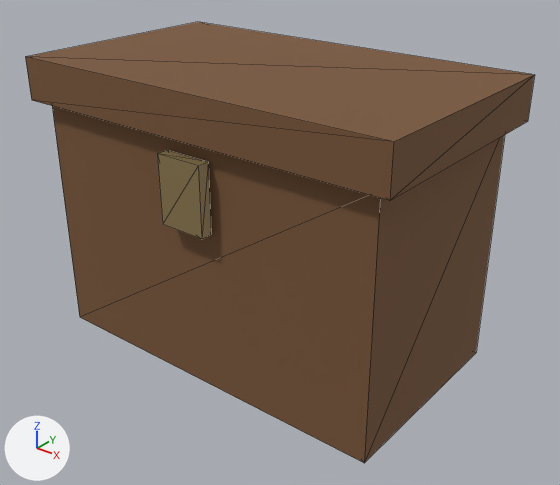
The glTF model public/media/demo/OBJ-018.glb: old version first, new version second.
The view is the same before and after, from a 50 mm lens placed at (2.22, -2.68, 1.52), pointed at (0.08, -0.02, -0.14). Arrows for +X, +Y and +Z are at lower left; the lights stay in place. The older version comes first. Mesh edges are drawn as thin lines. Where no turn or scale is listed for an object, it has been applied to the vertices. Vertices at exactly the same position are counted once.

The scene before the commit, as lines of its bpy script (objects in view):
```python
mat_material_1 = principled_material('Material_1')
mat_material_1.base_color = (0.323, 0.235, 0.105)  # brown #9a855b
mat_material_1.metallic = 0.35
mat_material_1.roughness = 0.55
me_mesh_0 = bpy.data.meshes.new('Mesh_0')
me_mesh_0.from_pydata(...)  # a box spanning x -0.93..0.93, y -0.52..0.52, z -0.61..0.61
me_mesh_0.materials.append(mat_material_0)  # brown #795638
me_mesh_1 = bpy.data.meshes.new('Mesh_1')
me_mesh_1.from_pydata(...)  # a box spanning x -1.0..1.0, y -0.58..0.58, z -0.1..0.1
me_mesh_1.materials.append(mat_material_0)  # brown #795638
me_mesh_2 = bpy.data.meshes.new('Mesh_2')
me_mesh_2.from_pydata(...)  # a box spanning x -0.119..0.119, y -0.03..0.03, z -0.163..0.163
me_mesh_2.materials.append(mat_material_1)  # brown #9a855b
ob_mesh_0 = bpy.data.objects.new('Mesh_0', me_mesh_0)
ob_mesh_0.location = (0.0, 0.007, -0.104)
ob_mesh_1 = bpy.data.objects.new('Mesh_1', me_mesh_1)
ob_mesh_1.location = (0.0, 0.007, 0.607)
ob_mesh_2 = bpy.data.objects.new('Mesh_2', me_mesh_2)
ob_mesh_2.location = (0.0, -0.556, 0.267)
```
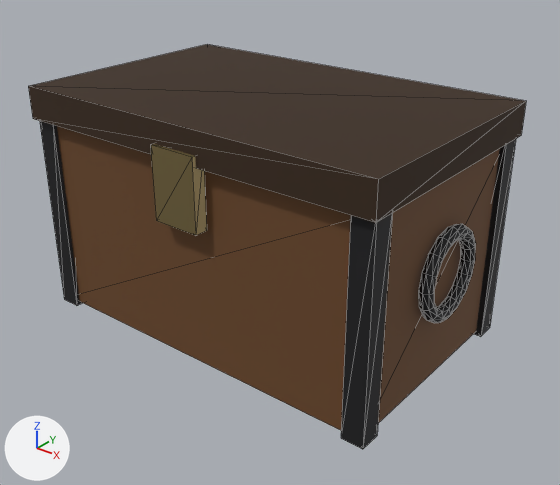
Where the newer file only moved an object's origin or applied its transform, the numbers keep the older frame.

Changed parts and their boxes (x1, y1, x2, y2) in the pictures (560 x 485 px):
'Mesh_0', rescaled (15% shorter)
    before: (52, 106, 505, 463)
    after: (57, 126, 500, 430)
'Mesh_1', recoloured, moved, rescaled
    before: (25, 22, 535, 201)
    after: (28, 44, 526, 223)
'Mesh_5', added
    after: (341, 213, 392, 449)
'Mesh_8', added
    after: (151, 144, 207, 235)
'Mesh_2', recoloured
    both: (157, 150, 211, 239)
'Mesh_7', added
    after: (418, 224, 476, 323)
'Mesh_3', added
    after: (40, 121, 82, 306)
'Mesh_4', added
    after: (474, 139, 516, 337)

What changed in the scene script:
```text
Change mat_material_1:
    mat_material_1.base_color: (0.323, 0.235, 0.105) -> (0.0395, 0.0185, 0.00651)  # brown #9a855b -> brown #382513
Add mat_material_3:
    mat_material_3 = principled_material('Material_3')
    mat_material_3.base_color = (0.262, 0.198, 0.0802)  # yellow #8c7b50
    mat_material_3.metallic = 0.6
    mat_material_3.roughness = 0.45
Add mat_material_2:
    mat_material_2 = principled_material('Material_2')
    mat_material_2.base_color = (0.0319, 0.0319, 0.0343)  # dark grey #323234
    mat_material_2.metallic = 0.65
    mat_material_2.roughness = 0.7
Change me_mesh_0:
    used by ob_mesh_0; location = (0.0, 0.007, -0.104)
    remove me_mesh_0.from_pydata(...)  # 8 vertices, 12 faces; spans x -0.93..0.93, y -0.52..0.52, z -0.61..0.61
    add me_mesh_0.from_pydata(...)  # 8 vertices, 12 faces; spans x -0.93..0.93, y -0.56..0.57, z -0.46..0.53
    me_mesh_0 part 1: the whole mesh is scaled about its middle by (1, 1.09, 0.818), then moved by (0.0, 0.0, 0.04)
Change me_mesh_1:
    used by ob_mesh_1; location = (0.0, 0.007, 0.607)
    remove me_mesh_1.from_pydata(...)  # 8 vertices, 12 faces; spans x -1.0..1.0, y -0.58..0.58, z -0.1..0.1
    remove me_mesh_1.materials.append(mat_material_0)  # brown #795638
    add me_mesh_1.from_pydata(...)  # 8 vertices, 12 faces; spans x -0.97..0.97, y -0.61..0.61, z -0.18..-0.02
    me_mesh_1 part 2: the whole mesh is scaled about its middle by (0.967, 1.05, 0.766), then moved by (0.0, 0.0, -0.1)
    add me_mesh_1.materials.append(mat_material_1)  # brown #382513
Add me_mesh_8:
    me_mesh_8.from_pydata(...)  # a box spanning x -0.119..0.119, y -0.033..0.033, z -0.172..0.172
    me_mesh_8.materials.append(mat_material_3)  # yellow #8c7b50
Add me_mesh_7:
    me_mesh_7.from_pydata(...)  # 153 vertices, 256 faces; spans x -0.033..0.033, y -0.219..0.219, z -0.219..0.219
    me_mesh_7.materials.append(mat_material_2)  # dark grey #323234
Add me_mesh_5:
    me_mesh_5.from_pydata(...)  # a box spanning x -0.053..0.053, y -0.053..0.053, z -0.517..0.517
    me_mesh_5.materials.append(mat_material_2)  # dark grey #323234
Add ob_mesh_8:
    ob_mesh_8 = bpy.data.objects.new('Mesh_8', me_mesh_8)
    ob_mesh_8.location = (0.0, -0.586, 0.305)
Add ob_mesh_7:
    ob_mesh_7 = bpy.data.objects.new('Mesh_7', me_mesh_7)
    ob_mesh_7.location = (0.967, 0.01, -0.026)
Add ob_mesh_5:
    ob_mesh_5 = bpy.data.objects.new('Mesh_5', me_mesh_5)
    ob_mesh_5.location = (0.901, -0.52, -0.066)
Add ob_mesh_4:
    ob_mesh_4 = bpy.data.objects.new('Mesh_4', me_mesh_5.copy())
    ob_mesh_4.location = (0.901, 0.54, -0.066)
Add ob_mesh_3:
    ob_mesh_3 = bpy.data.objects.new('Mesh_3', me_mesh_5.copy())
    ob_mesh_3.location = (-0.901, -0.52, -0.066)
```
